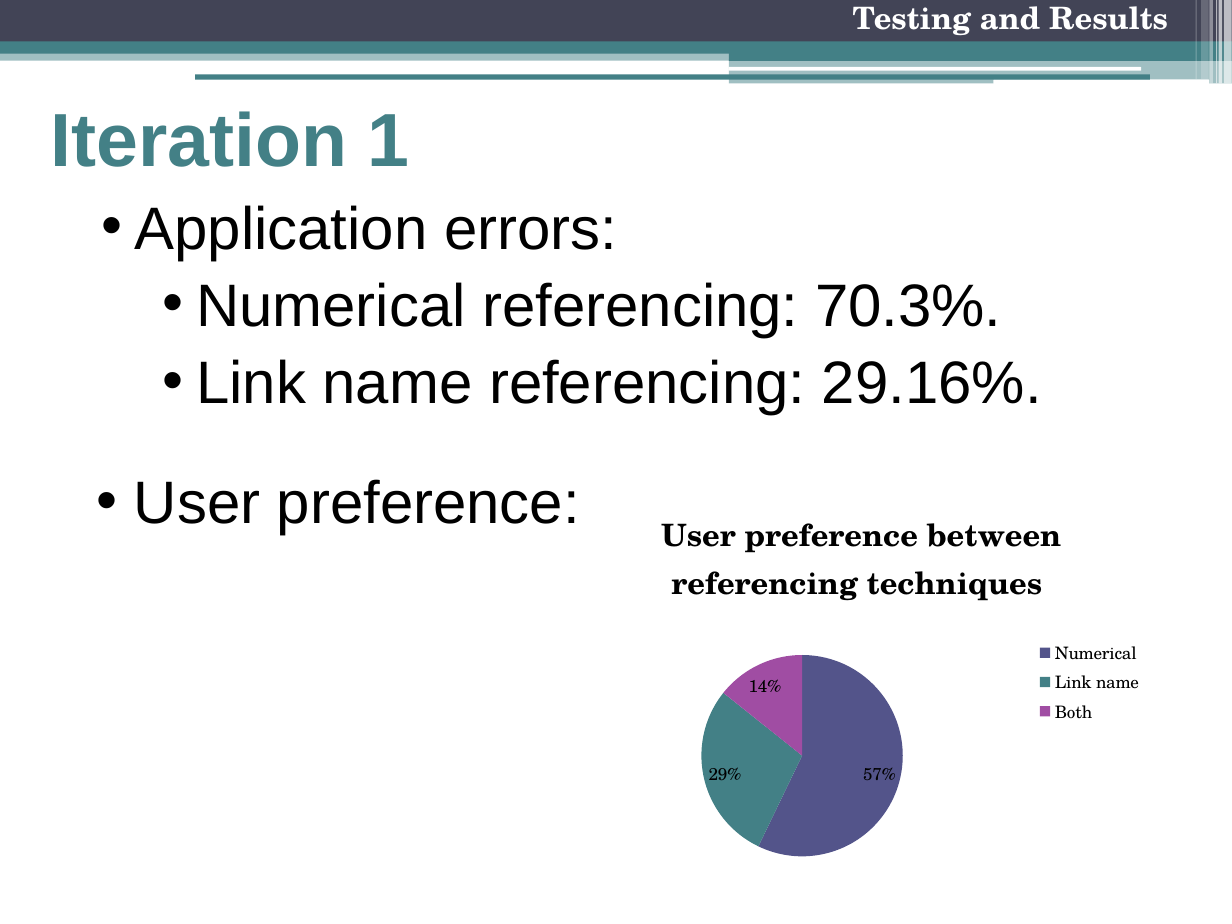
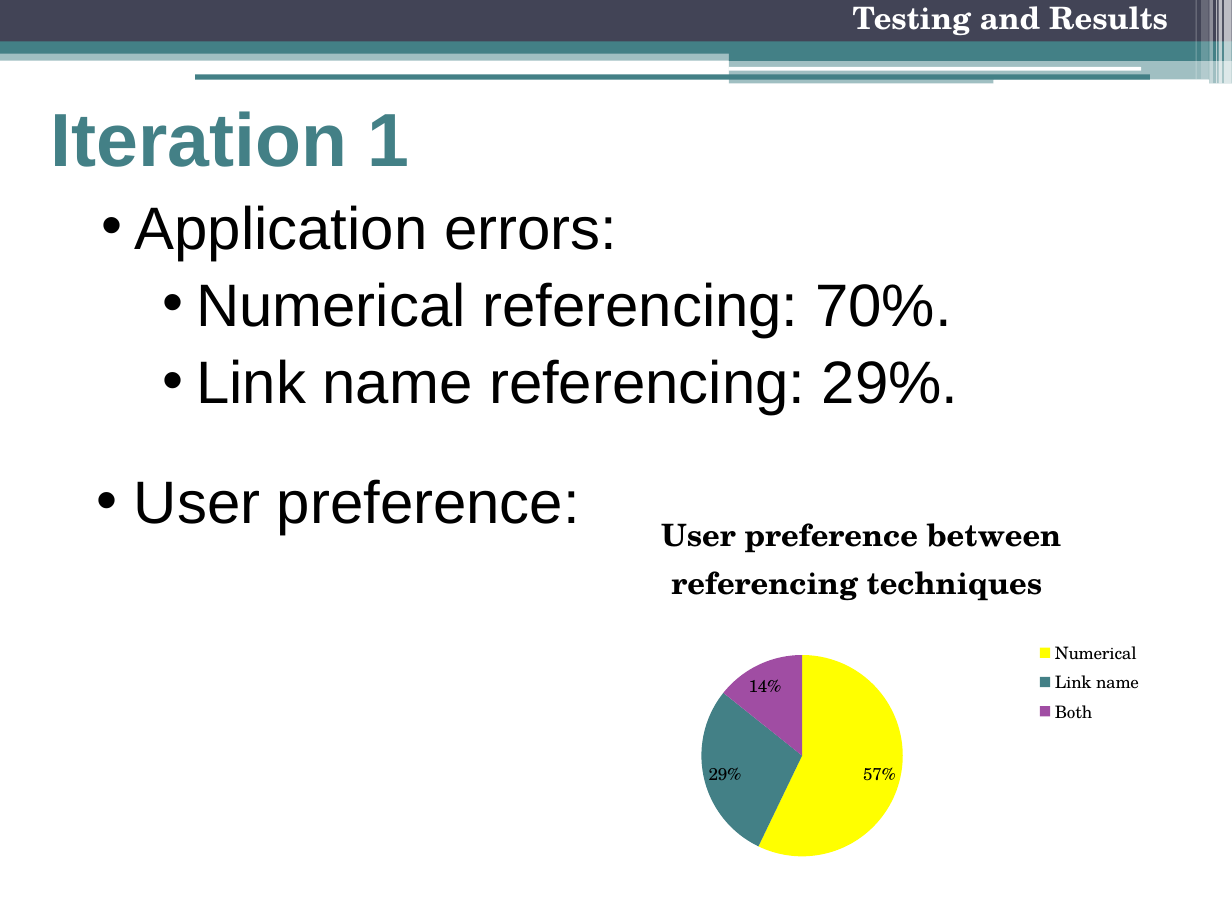
Before and after one commit to freecole/Lab-project, a slide deck: slide 24 of Presentation/3 Nov/Final Presentation.pptx. Drawn at 1232x924 pixels with LibreOffice and Linux fonts; fonts in the diff are those of the drawing. Boxes give left, top, right and bottom in pixels: in the first picture for what was removed or moved away, otherwise in the second. Text is boxed around its words. In the diff, an @@ line names an element or a change of style, - is before the commit and + after.

Commit message:
changes to presentation

```diff
--- a/Presentation/3 Nov/Final Presentation.pptx
+++ b/Presentation/3 Nov/Final Presentation.pptx
@@ text at (x1=196, y1=282, x2=958, y2=414): text changed @@
-    • Numerical referencing: 70.3%.
-    • Link name referencing: 29.16%.
+    • Numerical referencing: 70%.
+    • Link name referencing: 29%.
@@ pie chart at (x1=563, y1=490, x2=1159, y2=873) @@
@@ colours of single points changed @@
```
Also in this commit, not shown: 2 other slides changed.
